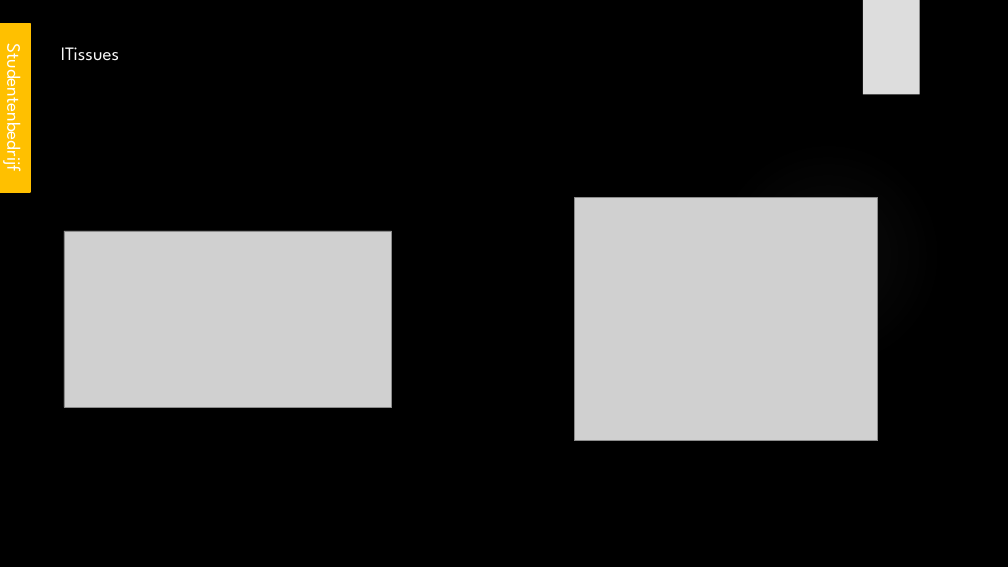
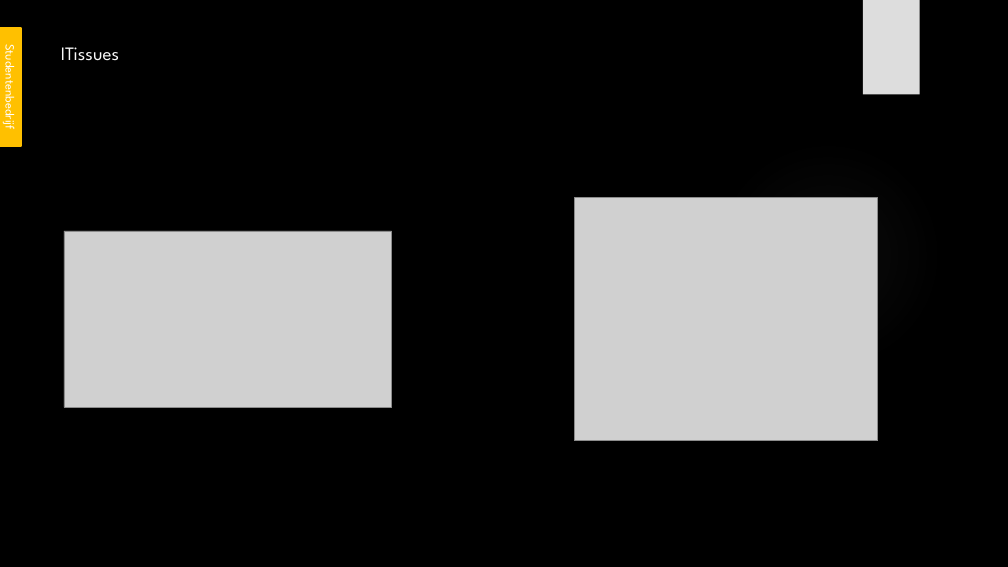
Before and after one commit to its-3ncrypt/Led_Cube_arduino, a slide deck: slide 2 of _Administratie/Presentatie GIP.pptx. Drawn at 1008x567 pixels with LibreOffice and Linux fonts; fonts in the diff are those of the drawing; grey boxes stand for pictures; background and template pictures are left out. Boxes give left, top, right and bottom in pixels: in the first picture for what was removed or moved away, otherwise in the second. Text is boxed around its words. In the diff, an @@ line names an element or a change of style, - is before the commit and + after.

```diff
--- a/_Administratie/Presentatie GIP.pptx
+++ b/_Administratie/Presentatie GIP.pptx
@@ rectangle "Studentenbedrijf": place and size @@
-rectangle "Studentenbedrijf" at [0,24,30,192]
+rectangle "Studentenbedrijf" at [0,28,22,146]
@@ rectangle "Studentenbedrijf" at [0,28,22,146]: size 18 to 12 pt @@
```
Also in this commit, not shown: 4 other slides changed, 2 slides added, 1 slide removed.
